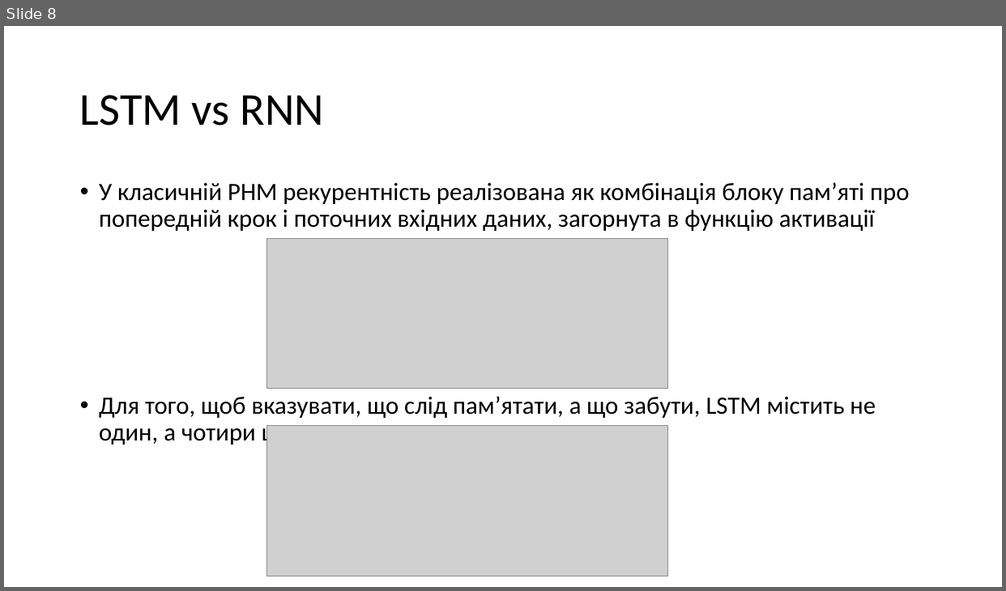
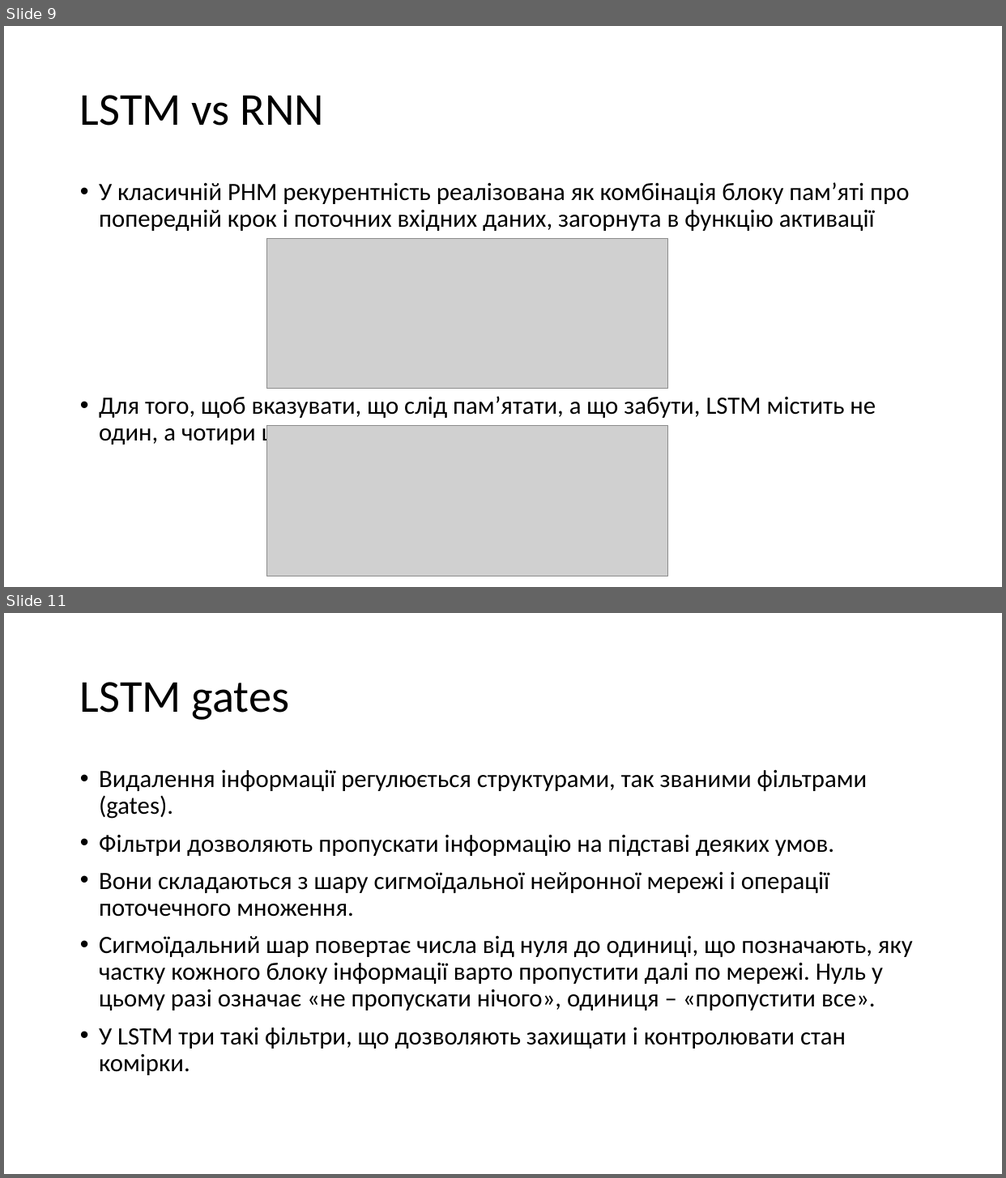
Before and after one commit to katerynakononova/ML, a slide deck: Lec/Lection 17.pptx. Shown one above the other, each under a label of ours: slide 8 before the commit, slides 9 and 11 after it; the slides between them are not shown. The pictures are 1006x591 and 1006x1178 pixels, drawn with LibreOffice and Linux fonts; fonts in the diff are those of the drawing; grey boxes stand for pictures. Boxes give left, top, right and bottom in pixels: in the first picture for what was removed or moved away, otherwise in the second. Text is boxed around its words. In the diff, an @@ line names an element or a change of style, - is before the commit and + after.

```diff
--- a/Lec/Lection 17.pptx
+++ b/Lec/Lection 17.pptx
@@ slide 11 added at bbox=[4, 613, 1002, 1174], background #FFFFFF @@
@@ title added at bbox=[80, 682, 290, 720], 44 pt, text #000000 @@
+LSTM gates
@@ text added at bbox=[99, 770, 913, 1076], 24 pt, text #000000 @@
+• Видалення інформації регулюється структурами, так званими фільтрами (gates).
+• Фільтри дозволяють пропускати інформацію на підставі деяких умов.
+• Вони складаються з шару сигмоїдальної нейронної мережі і операції поточечного множення.
+• Сигмоїдальний шар повертає числа від нуля до одиниці, що позначають, яку частку кожного блоку інформації варто пропустити далі по мережі. Нуль у цьому разі означає «не пропускати нічого», одиниця – «пропустити все».
+• У LSTM три такі фільтри, що дозволяють захищати і контролювати стан комірки.
@@ what was slide 8 is now slide 9 @@
```
Also in this commit, not shown: 8 slides changed, 1 other slide added, 11 other files.
